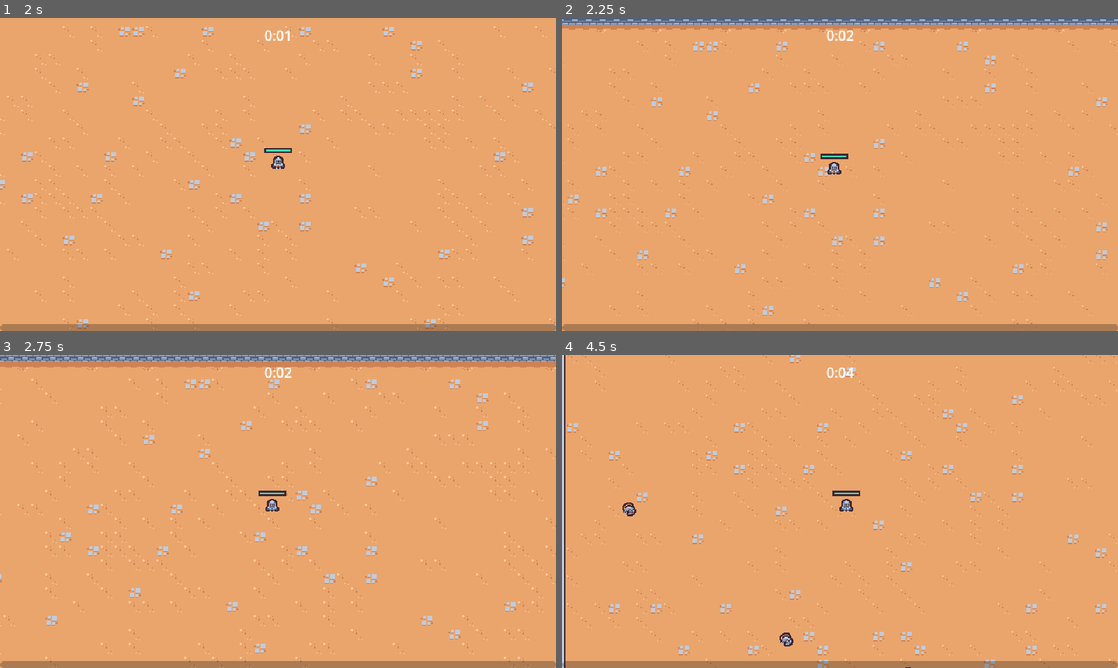
Above: before the commit, frames 1-4 (two rows, left to right).
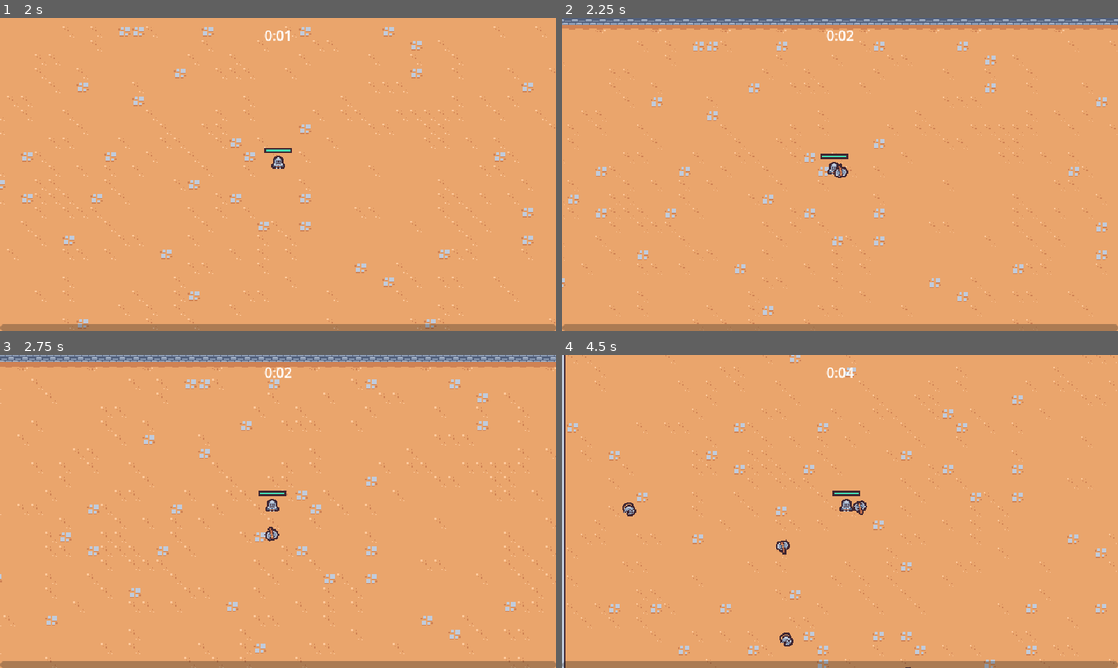
Above: after the commit, the same moments.

Repository: mc-carthy/gdSurvivors
Game: Godot game, scene res://scenes/main/main.tscn
Same seed, same stepped clock (60 frames per second), same inputs: the game is played once before the commit and once after it.
Inputs (mouse positions are in pixels of both pictures, inside the frame that each line leads up to):
- Up to frame 1 (2 s): move the mouse to (250, 237) at 0.52 s; press the mouse at (250, 237) at 0.53 s; hold W (move_up) from 0.53 s (still down); move the mouse to (444, 221) at 1.27 s; release the mouse at (444, 221) at 1.28 s; click (444, 221) at 1.35 s
- Up to frame 2 (2.25 s): move the mouse to (673, 127) at 2.02 s; release W (move_up) at 2.03 s; press the mouse at (673, 127) at 2.03 s; hold A (move_left) from 2.03 s (still down)
- Up to frame 3 (2.75 s): keep holding A (move_left)
- Up to frame 4 (4.5 s): move the mouse to (867, 511) at 2.77 s; release the mouse at (867, 511) at 2.78 s; click (867, 511) at 2.85 s; move the mouse to (756, 433) at 3.52 s; release A (move_left) at 3.53 s; press the mouse at (756, 433) at 3.53 s; hold S (move_down) 3.53-4.28 s; move the mouse to (962, 495) at 4.27 s; release the mouse at (962, 495) at 4.28 s; hold D (move_right) from 4.28 s (still down); click (962, 495) at 4.35 s

Frame 1 is identical in both runs. In frame 2, less than 0.1% of the frame differs, in the area x 48-52%, y 46-52%; in frame 3, less than 0.1%; in frame 4, 0.2%, in the area x 38-55%, y 46-64%.

Commit message:
Create axe ability

Diff:
--- /dev/null
+++ b/scenes/ability/axe_ability/axe_ability.gd
@@ -0,0 +1,26 @@
+extends Node2D
+
+const TWEEN_DURATION: float = 3
+const NUM_ROTATIONS: float = 2
+const MAX_RADIUS: float = 100
+
+@onready var hitbox_component: HitboxComponent = $HitboxComponent
+
+var base_rotation: Vector2
+
+func _ready() -> void:
+	var tween = create_tween()
+	tween.tween_method(tween_method, 0.0, NUM_ROTATIONS, TWEEN_DURATION)
+	tween.tween_callback(queue_free)
+	base_rotation = Vector2.RIGHT.rotated(randf_range(0, TAU))
+
+
+func tween_method(rotations: float) -> void:
+	var percent = rotations / NUM_ROTATIONS
+	var current_radius = percent * MAX_RADIUS
+	var current_direction = base_rotation.rotated(rotations * TAU)
+
+	var player = get_tree().get_first_node_in_group('player') as Node2D
+	if player == null: return
+
+	global_position = player.global_position + (current_direction * current_radius)
--- /dev/null
+++ b/scenes/ability/axe_ability/axe_ability.tscn
@@ -0,0 +1,62 @@
+[gd_scene load_steps=8 format=3 uid="uid://dp2hmmpfw641d"]
+
+[ext_resource type="Texture2D" uid="uid://bn1ec631wibrg" path="res://scenes/ability/axe_ability/axe.png" id="1_djmt4"]
+[ext_resource type="Script" path="res://scenes/ability/axe_ability/axe_ability.gd" id="1_wd12o"]
+[ext_resource type="PackedScene" uid="uid://cbt43w76k3iik" path="res://scenes/component/hitbox_component.tscn" id="3_plxkd"]
+
+[sub_resource type="Animation" id="Animation_g8asw"]
+resource_name = "default"
+length = 0.5
+loop_mode = 1
+tracks/0/type = "value"
+tracks/0/imported = false
+tracks/0/enabled = true
+tracks/0/path = NodePath("Sprite2D:rotation")
+tracks/0/interp = 1
+tracks/0/loop_wrap = true
+tracks/0/keys = {
+"times": PackedFloat32Array(0, 0.5),
+"transitions": PackedFloat32Array(1, 1),
+"update": 0,
+"values": [0.0, 6.28319]
+}
+
+[sub_resource type="Animation" id="Animation_a3ts6"]
+length = 0.001
+tracks/0/type = "value"
+tracks/0/imported = false
+tracks/0/enabled = true
+tracks/0/path = NodePath("Sprite2D:rotation")
+tracks/0/interp = 1
+tracks/0/loop_wrap = true
+tracks/0/keys = {
+"times": PackedFloat32Array(0),
+"transitions": PackedFloat32Array(1),
+"update": 0,
+"values": [0.0]
+}
+
+[sub_resource type="AnimationLibrary" id="AnimationLibrary_ydib6"]
+_data = {
+"RESET": SubResource("Animation_a3ts6"),
+"default": SubResource("Animation_g8asw")
+}
+
+[sub_resource type="CircleShape2D" id="CircleShape2D_xchpt"]
+
+[node name="AxeAbility" type="Node2D"]
+script = ExtResource("1_wd12o")
+
+[node name="AnimationPlayer" type="AnimationPlayer" parent="."]
+autoplay = "default"
+libraries = {
+"": SubResource("AnimationLibrary_ydib6")
+}
+
+[node name="Sprite2D" type="Sprite2D" parent="."]
+texture = ExtResource("1_djmt4")
+
+[node name="HitboxComponent" parent="." instance=ExtResource("3_plxkd")]
+
+[node name="CollisionShape2D" type="CollisionShape2D" parent="HitboxComponent"]
+shape = SubResource("CircleShape2D_xchpt")
--- /dev/null
+++ b/scenes/ability/axe_ability_controller/axe_ability_controller.gd
@@ -0,0 +1,22 @@
+extends Node
+
+@export var axe_ability_scene: PackedScene
+
+var damage: float = 10
+
+
+func _ready() -> void:
+	$Timer.timeout.connect(on_timer_timeout)
+
+
+func on_timer_timeout() -> void:
+	var player = get_tree().get_first_node_in_group('player') as Node2D
+	if player == null: return
+
+	var foreground = get_tree().get_first_node_in_group('foreground_layer')
+	if foreground == null: return
+
+	var axe_instance = axe_ability_scene.instantiate() as Node2D
+	foreground.add_child(axe_instance)
+	axe_instance.global_position = player.global_position
+	axe_instance.hitbox_component.damage = damage
--- /dev/null
+++ b/scenes/ability/axe_ability_controller/axe_ability_controller.tscn
@@ -0,0 +1,12 @@
+[gd_scene load_steps=3 format=3 uid="uid://dcvmepovhvjr"]
+
+[ext_resource type="Script" path="res://scenes/ability/axe_ability_controller/axe_ability_controller.gd" id="1_w3e0y"]
+[ext_resource type="PackedScene" uid="uid://dp2hmmpfw641d" path="res://scenes/ability/axe_ability/axe_ability.tscn" id="2_hmk51"]
+
+[node name="AxeAbilityController" type="Node"]
+script = ExtResource("1_w3e0y")
+axe_ability_scene = ExtResource("2_hmk51")
+
+[node name="Timer" type="Timer" parent="."]
+wait_time = 2.0
+autostart = true
--- a/scenes/game_object/player/player.tscn
+++ b/scenes/game_object/player/player.tscn
@@ -1,9 +1,10 @@
-[gd_scene load_steps=10 format=3 uid="uid://4lskaid70me0"]
+[gd_scene load_steps=11 format=3 uid="uid://4lskaid70me0"]
 
 [ext_resource type="Texture2D" uid="uid://ctwukb4egd12j" path="res://scenes/game_object/player/player.png" id="1_0b0b6"]
 [ext_resource type="Script" path="res://scenes/game_object/player/player.gd" id="1_ylaoy"]
 [ext_resource type="PackedScene" uid="uid://dbviv13m3a73s" path="res://scenes/ability/sword_ability_controller/sword_ability_controller.tscn" id="2_k7bcb"]
 [ext_resource type="PackedScene" uid="uid://cgc08ngtydcru" path="res://scenes/component/health_component.tscn" id="2_xalsg"]
+[ext_resource type="PackedScene" uid="uid://dcvmepovhvjr" path="res://scenes/ability/axe_ability_controller/axe_ability_controller.tscn" id="4_nk23o"]
 
 [sub_resource type="StyleBoxFlat" id="StyleBoxFlat_jnq53"]
 bg_color = Color(0.247059, 0.14902, 0.192157, 1)
@@ -35,6 +36,8 @@
 [node name="AbilityManager" type="Node" parent="."]
 
 [node name="SwordAbilityController" parent="AbilityManager" instance=ExtResource("2_k7bcb")]
+
+[node name="AxeAbilityController" parent="AbilityManager" instance=ExtResource("4_nk23o")]
 
 [node name="DamageIntervalTimer" type="Timer" parent="."]
 wait_time = 0.5
--- a/scenes/manager/arena_time_manager.gd
+++ b/scenes/manager/arena_time_manager.gd
@@ -15,7 +15,7 @@
 	timer.timeout.connect(on_timer_timeout)
 
 
-func _process(delta: float) -> void:
+func _process(_delta: float) -> void:
 	var next_time_target = timer.wait_time - (arena_difficulty + 1) * DIFFICULTY_INTERVAL
 	if timer.time_left <= next_time_target:
 		arena_difficulty += 1
Binary file added: scenes/ability/axe_ability/axe.png
Not shown, added: scenes/ability/axe_ability/axe.png.import
Binary file added: scenes/manager/tile_0118.png
Not shown, added: scenes/manager/tile_0118.png.import
